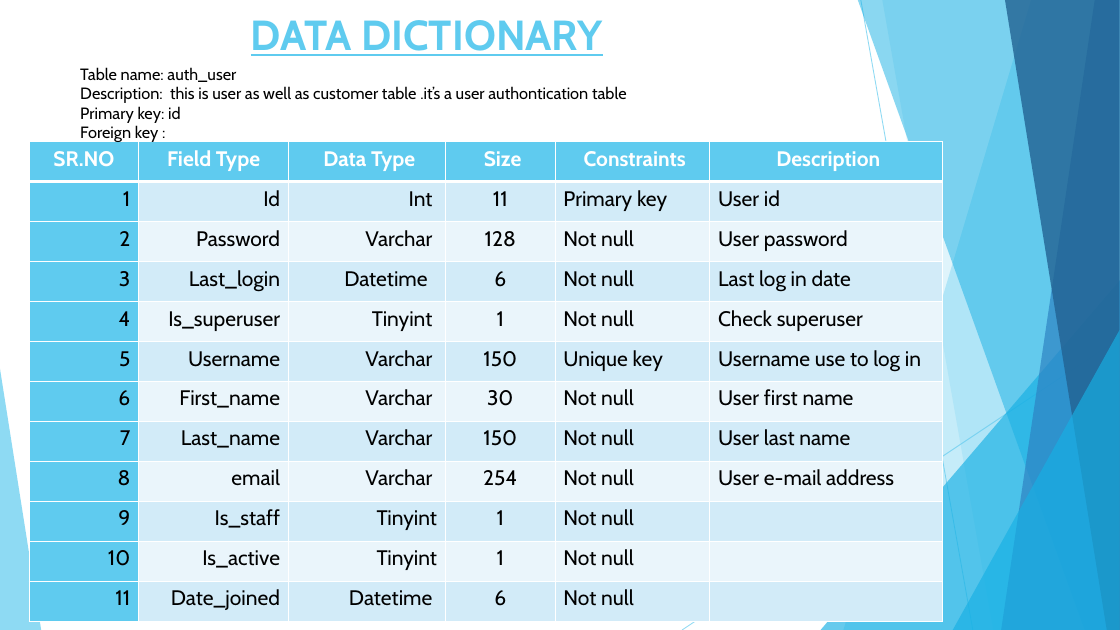
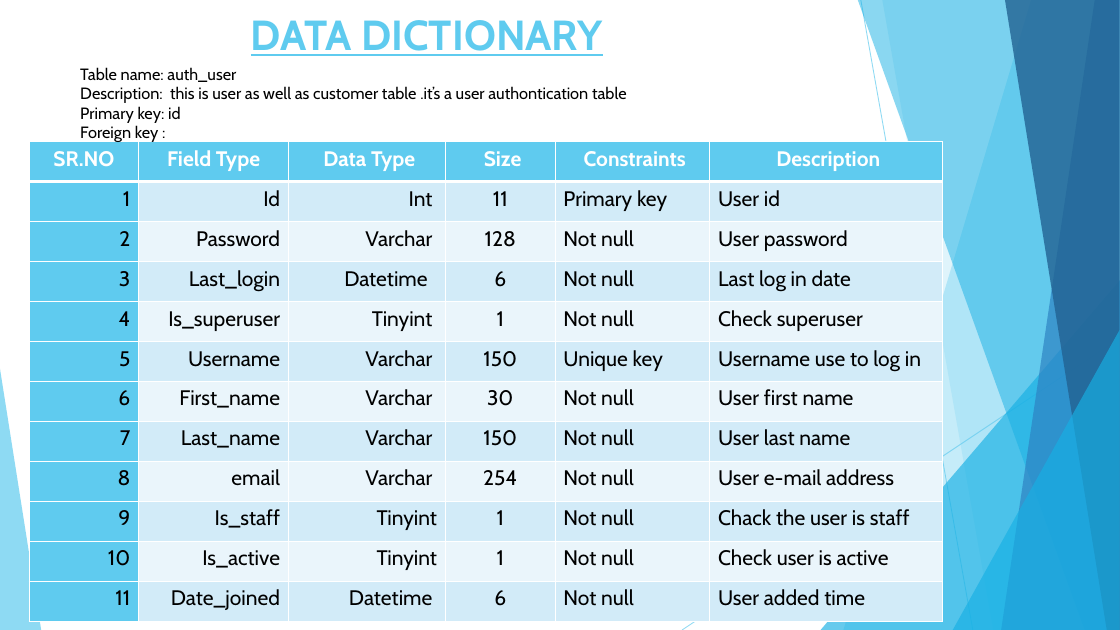
Before and after one commit to vivek-patel007/agwiscart-project, a slide deck: slide 10 of documents/project-agwiscart.pptx (slide 9 before the commit). Drawn at 1120x630 pixels with LibreOffice and Linux fonts; fonts in the diff are those of the drawing. Boxes give left, top, right and bottom in pixels: in the first picture for what was removed or moved away, otherwise in the second. Text is boxed around its words. In the diff, an @@ line names an element or a change of style, - is before the commit and + after.

```diff
--- a/documents/project-agwiscart.pptx
+++ b/documents/project-agwiscart.pptx
@@ table at [29, 142, 942, 622] @@
-row 10, column 6: 
+row 10, column 6: Chack the user is staff
-row 11, column 6: 
+row 11, column 6: Check user is active
-row 12, column 6: 
+row 12, column 6: User added time
```
Also in this commit, not shown: 5 other slides changed, 8 slides added.
